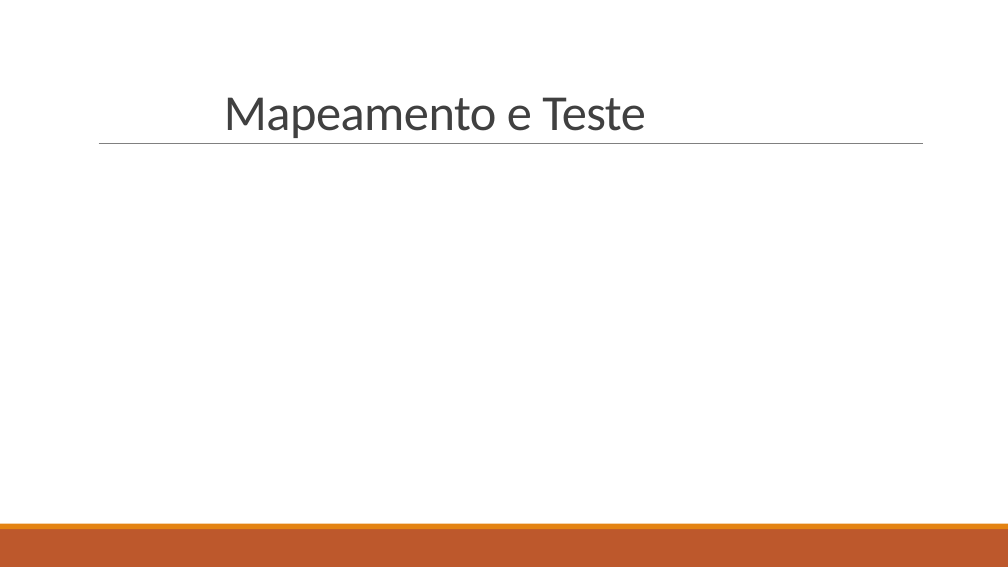
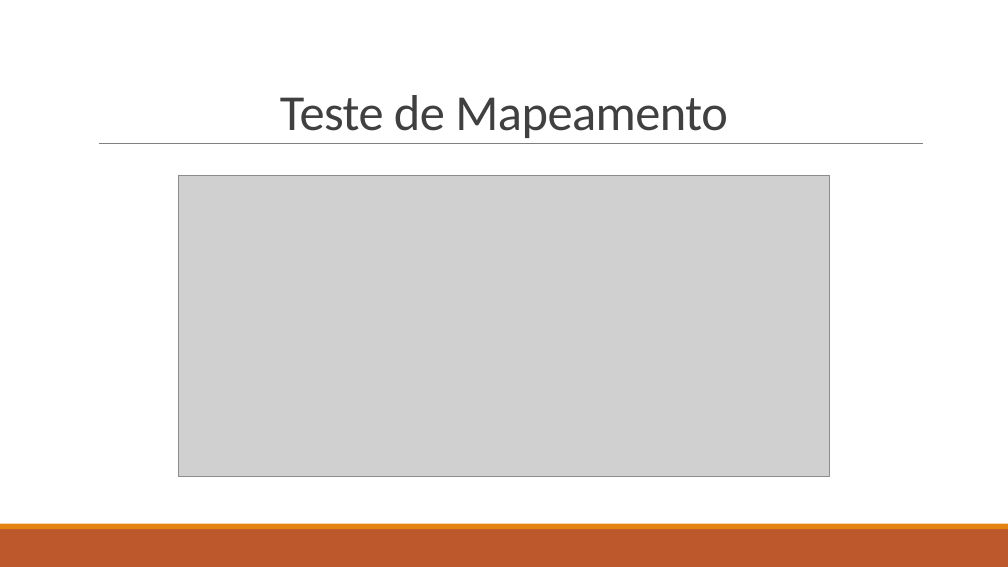
Before and after one commit to fabricioveronez/ApresentacaoNHibernateAvancado, a slide deck: slide 4 of Docs/ApresentacaoNHibernateAvancado.pptx. Drawn at 1008x567 pixels with LibreOffice and Linux fonts; fonts in the diff are those of the drawing; grey boxes stand for pictures. Boxes give left, top, right and bottom in pixels: in the first picture for what was removed or moved away, otherwise in the second. Text is boxed around its words. In the diff, an @@ line names an element or a change of style, - is before the commit and + after.

```diff
--- a/Docs/ApresentacaoNHibernateAvancado.pptx
+++ b/Docs/ApresentacaoNHibernateAvancado.pptx
@@ title at box(280, 95, 728, 138): text changed @@
-Mapeamento e Teste
+Teste de Mapeamento
@@ picture added at box(178, 175, 830, 477) @@
```
Also in this commit, not shown: 1 other slide changed, 3 other files.
